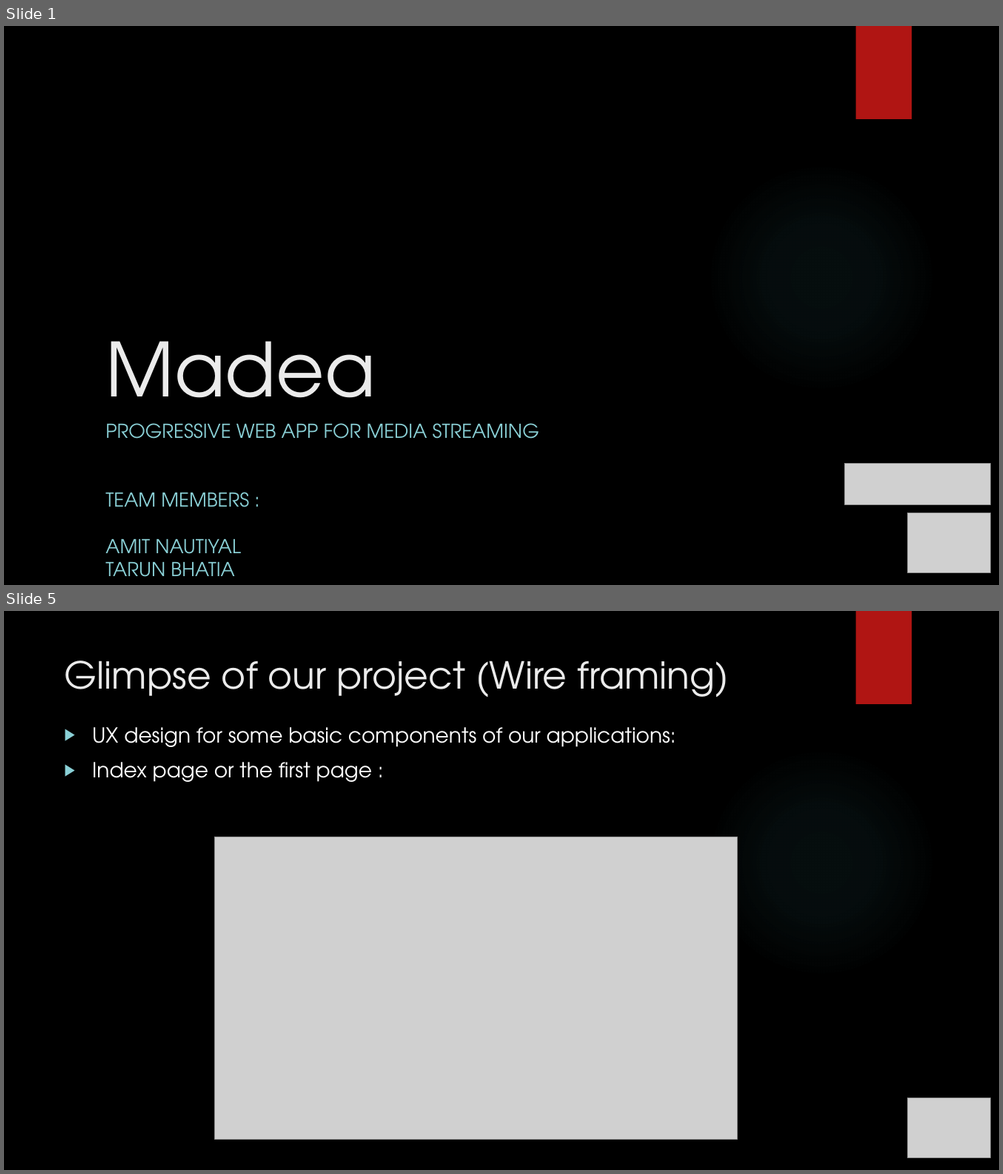
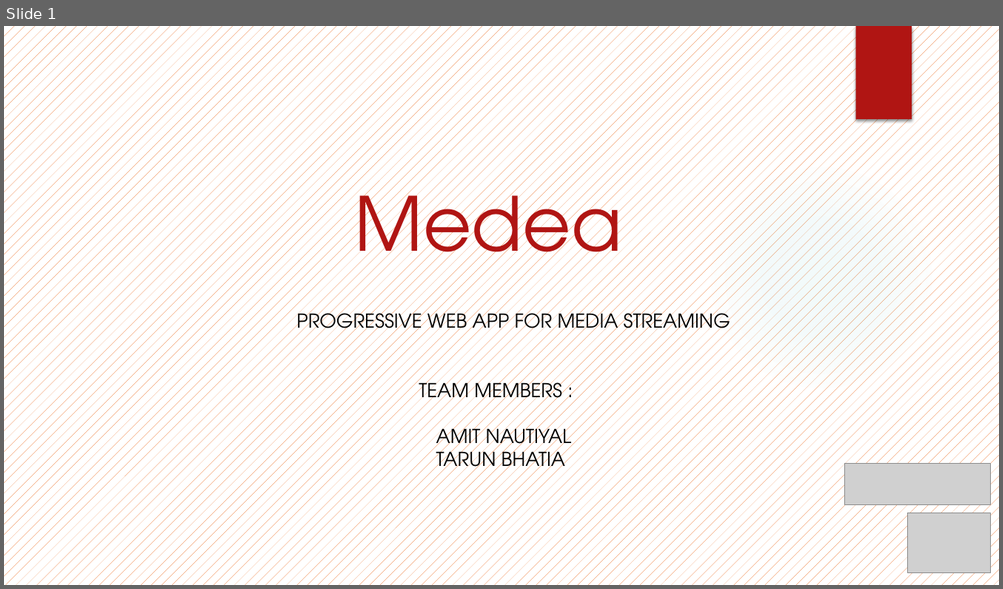
Before and after one commit to NautiyalAmit/Medea, a slide deck: MadeaPresentation_1.pptx. Shown one above the other, each under a label of ours: slides 1 and 5 before the commit, slide 1 after it; the slides between them are not shown. The pictures are 1003x1174 and 1003x589 pixels, drawn with LibreOffice and Linux fonts; fonts in the diff are those of the drawing; grey boxes stand for pictures; background and template pictures are left out. Boxes give left, top, right and bottom in pixels: in the first picture for what was removed or moved away, otherwise in the second. Text is boxed around its words. In the diff, an @@ line names an element or a change of style, - is before the commit and + after.

```diff
--- a/MadeaPresentation_1.pptx
+++ b/MadeaPresentation_1.pptx
@@ slide 5 removed at <box>4,611,999,1170</box>, background picture (left out); not listed: 2 template elements that a slide beside it also shows @@
@@ title removed at <box>64,661,728,697</box> @@
-Glimpse of our project (Wire framing)
@@ text removed at <box>92,727,676,782</box> @@
-▶ UX design for some basic components of our applications:
-▶ Index page or the first page :
@@ picture removed at <box>214,837,737,1140</box> @@
@@ picture removed at <box>908,1098,990,1159</box> @@
@@ slide 1 changed as well @@
@@ background picture (left out) to pattern #EA6312 on #FFFFFF @@
@@ title at <box>354,173,622,285</box>: text changed; text colour #EBEBEB to #B01513 @@
-Madea
+Medea
@@ subtitle "PROGRESSIVE WEB APP FOR MEDIA ...": place and size @@
-subtitle "PROGRESSIVE WEB APP FOR MEDIA ..." at <box>105,423,539,577</box>
+subtitle "PROGRESSIVE WEB APP FOR MEDIA ..." at <box>296,309,730,475</box>
@@ subtitle "PROGRESSIVE WEB APP FOR MEDIA ..." at <box>296,309,730,475</box>: text colour #8AD0D6 to #000000 @@
```
Also in this commit, not shown: 2 slides added, 10 other slides removed, 47 other files.
